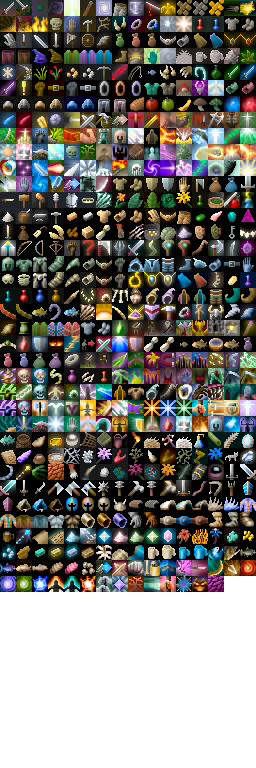
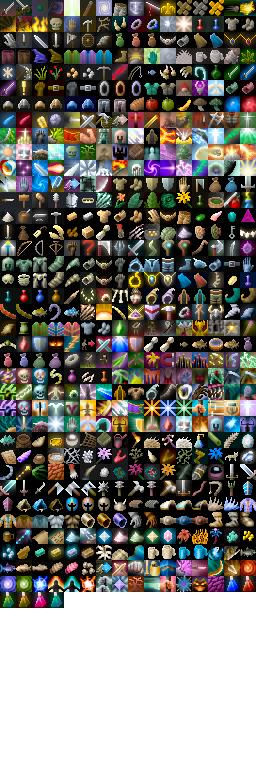
Layered file, before and after one edit (256 x 768). Changes by layer:
added layer "Pasted Layer" above "Background" over [48, 592, 64, 608]
painted on "Background" over [0, 576, 238, 608]
painted on "shade" over [224, 576, 256, 592]
